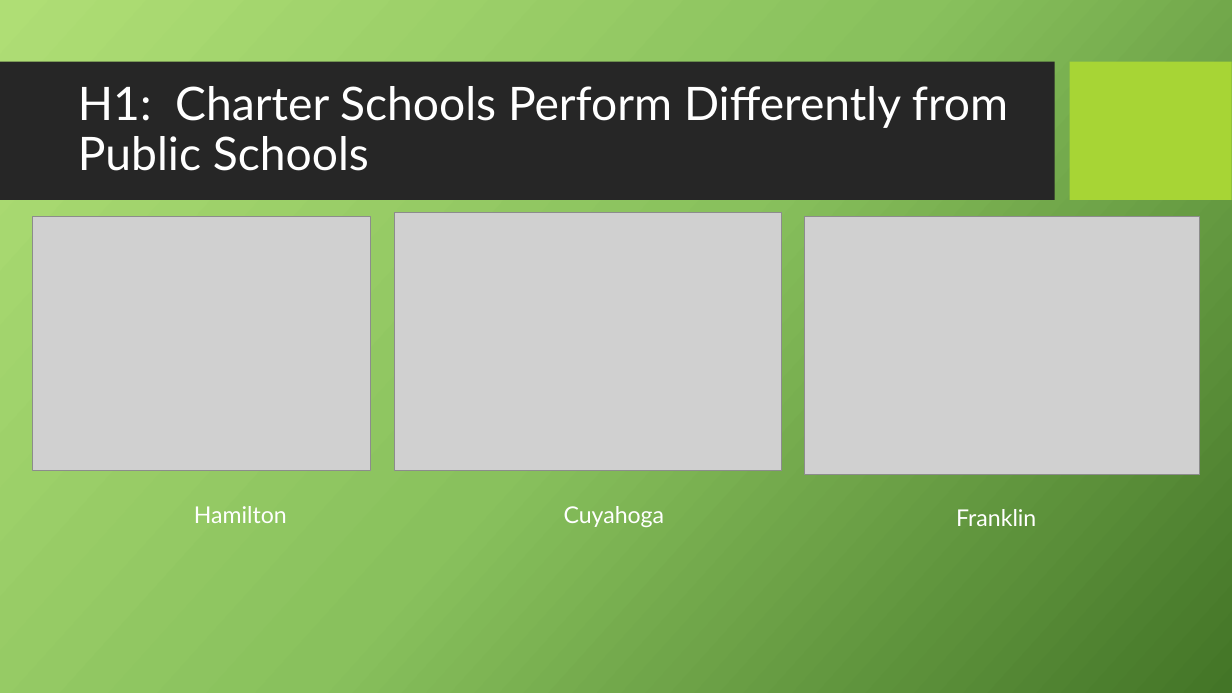
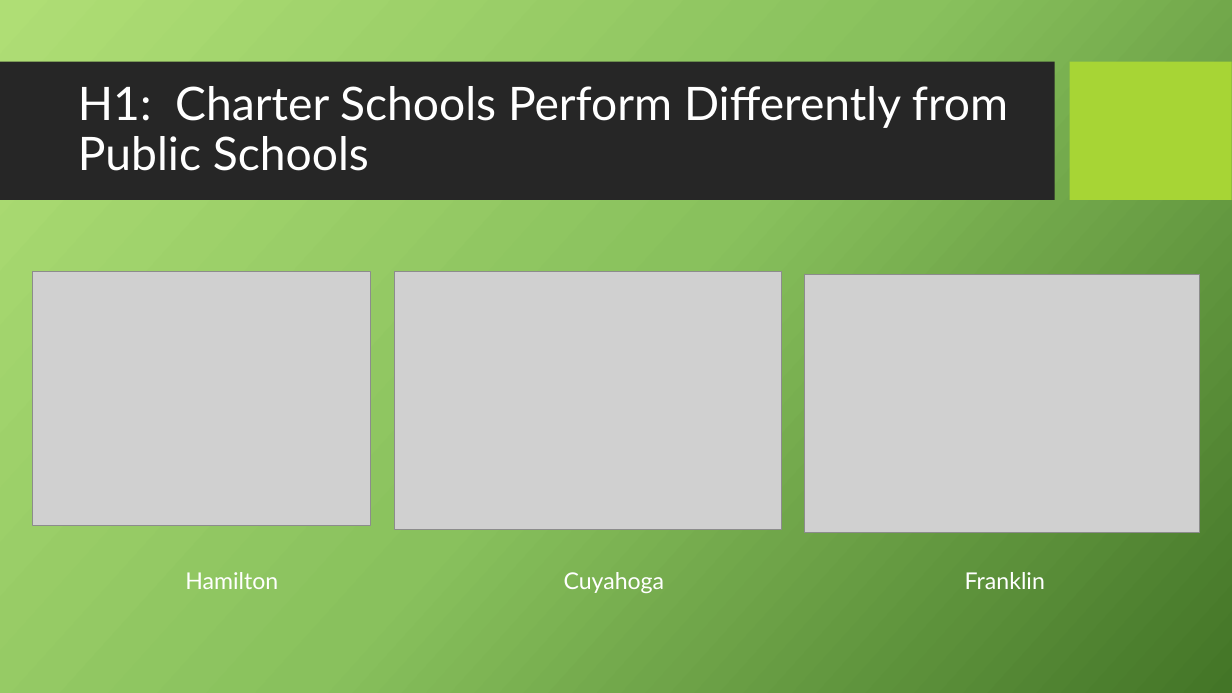
Before and after one commit to Teddi009x/Team_Scholastic_Crush, a slide deck: slide 10 of TeamScholasticCrush.pptx. Drawn at 1232x693 pixels with LibreOffice and Linux fonts; fonts in the diff are those of the drawing; grey boxes stand for pictures; background and template pictures are left out. Boxes give left, top, right and bottom in pixels: in the first picture for what was removed or moved away, otherwise in the second. Text is boxed around its words. In the diff, an @@ line names an element or a change of style, - is before the commit and + after.

Commit message:
powerpoint stuff

```diff
--- a/TeamScholasticCrush.pptx
+++ b/TeamScholasticCrush.pptx
@@ picture: place and size @@
-picture at (32,217,372,471)
+picture at (32,272,372,526)
@@ picture: place and size @@
-picture at (395,213,782,470)
+picture at (395,272,782,530)
@@ picture: place and size @@
-picture at (805,217,1200,475)
+picture at (805,274,1200,532)
@@ text "Hamilton": place and size @@
-text "Hamilton" at (194,506,287,523)
+text "Hamilton" at (185,572,278,589)
@@ text "Cuyahoga": place and size @@
-text "Cuyahoga" at (564,506,665,527)
+text "Cuyahoga" at (564,572,665,593)
@@ text "Franklin": place and size @@
-text "Franklin" at (956,509,1036,526)
+text "Franklin" at (965,572,1045,589)
```
Also in this commit, not shown: 1 other slide changed.
